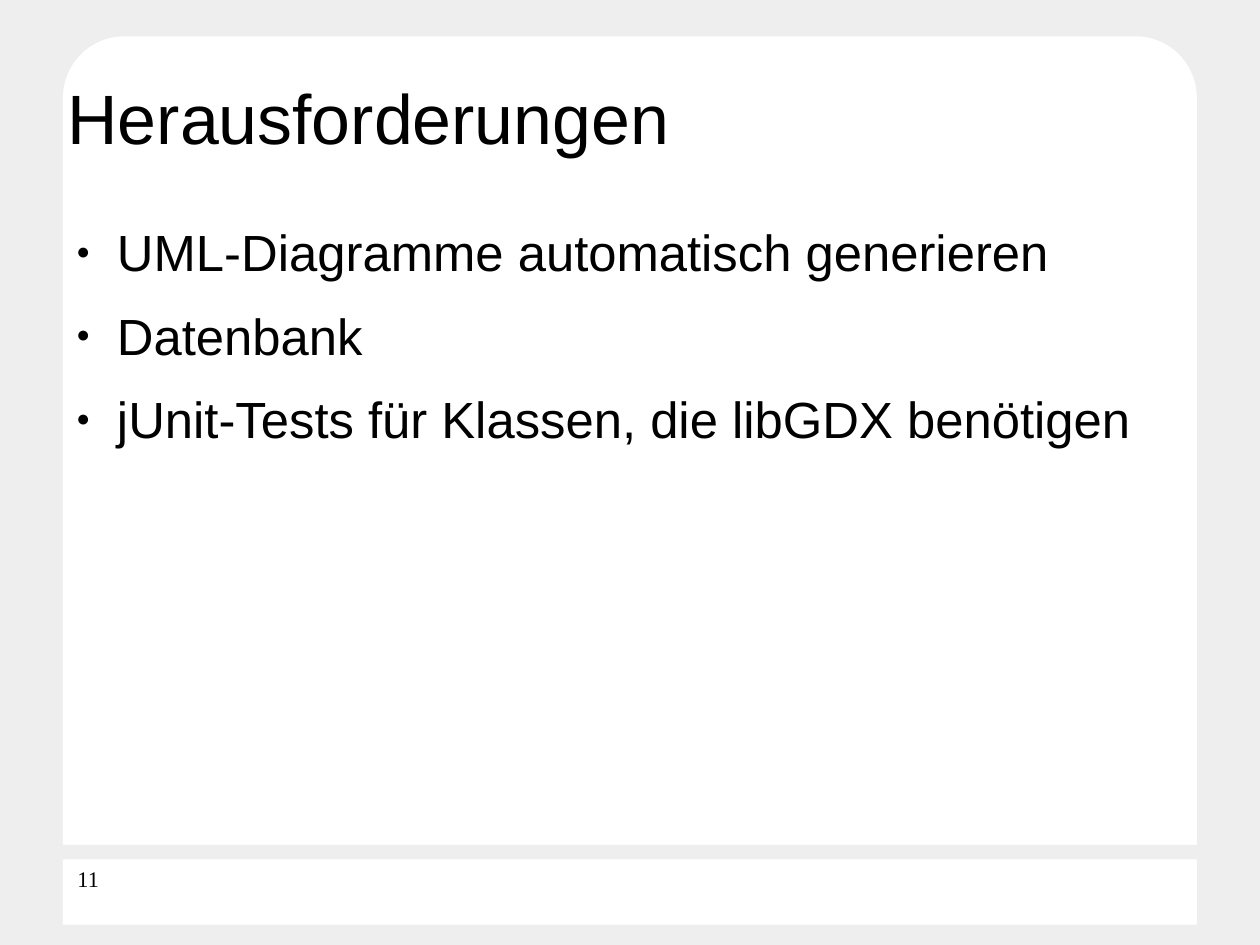
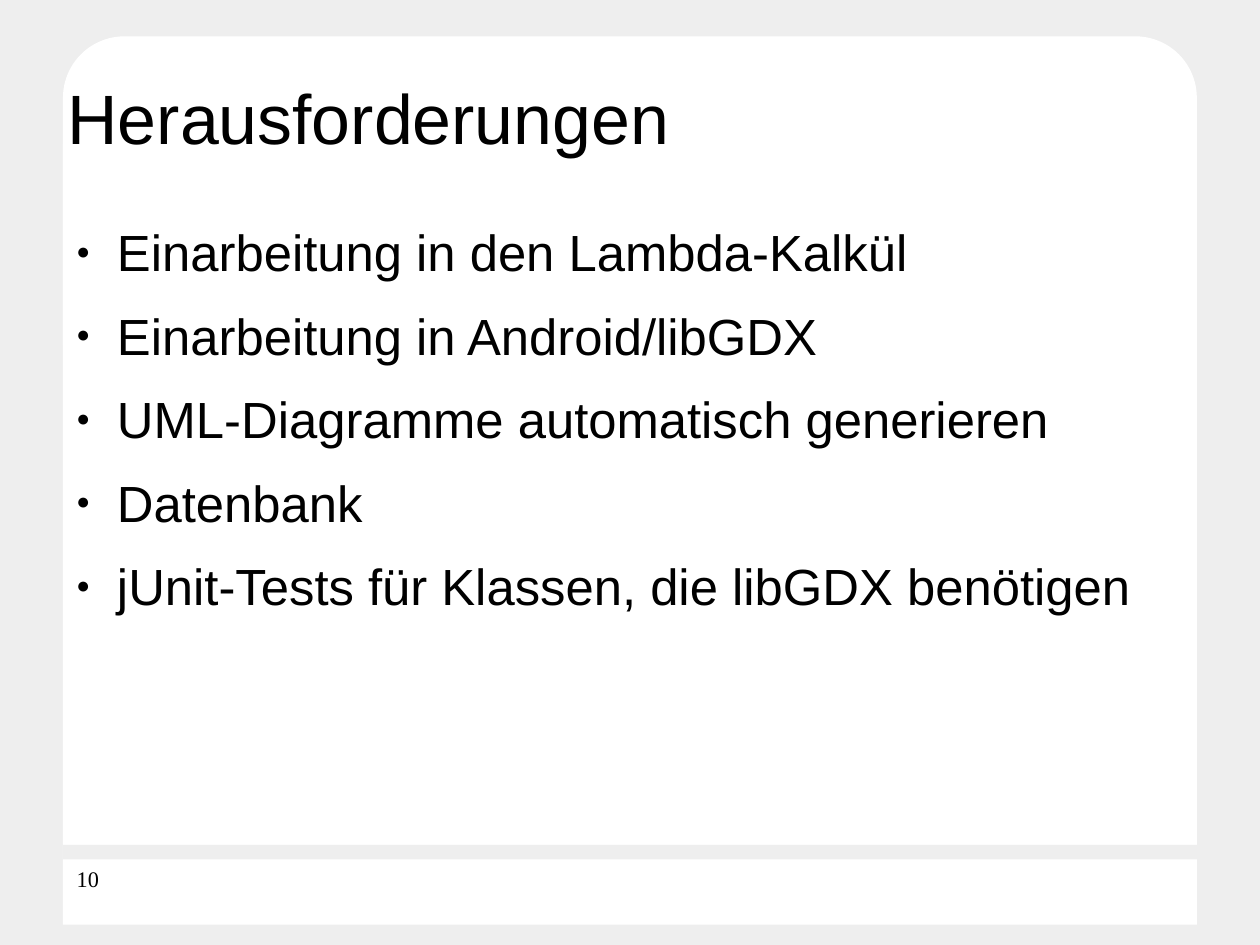
Before and after one commit to Die-anonymen-PSEler/archive, a slide deck: slide 10 of pse-5/final-presentation.odp (slide 11 before the commit). Drawn at 1260x945 pixels with LibreOffice and Linux fonts; fonts in the diff are those of the drawing; background and template pictures are left out. Boxes give left, top, right and bottom in pixels: in the first picture for what was removed or moved away, otherwise in the second. Text is boxed around its words. In the diff, an @@ line names an element or a change of style, - is before the commit and + after.

```diff
--- a/pse-5/final-presentation.odp
+++ b/pse-5/final-presentation.odp
@@ text at bbox=[117, 234, 908, 365]: paragraphs added @@
+● Einarbeitung in den Lambda-Kalkül
+● Einarbeitung in Android/libGDX
@@ page number at bbox=[77, 872, 99, 888]: text changed @@
-11
+10
```
Also in this commit, not shown: 6 other slides changed, 1 slide added, 2 slides removed, 15 other files.
